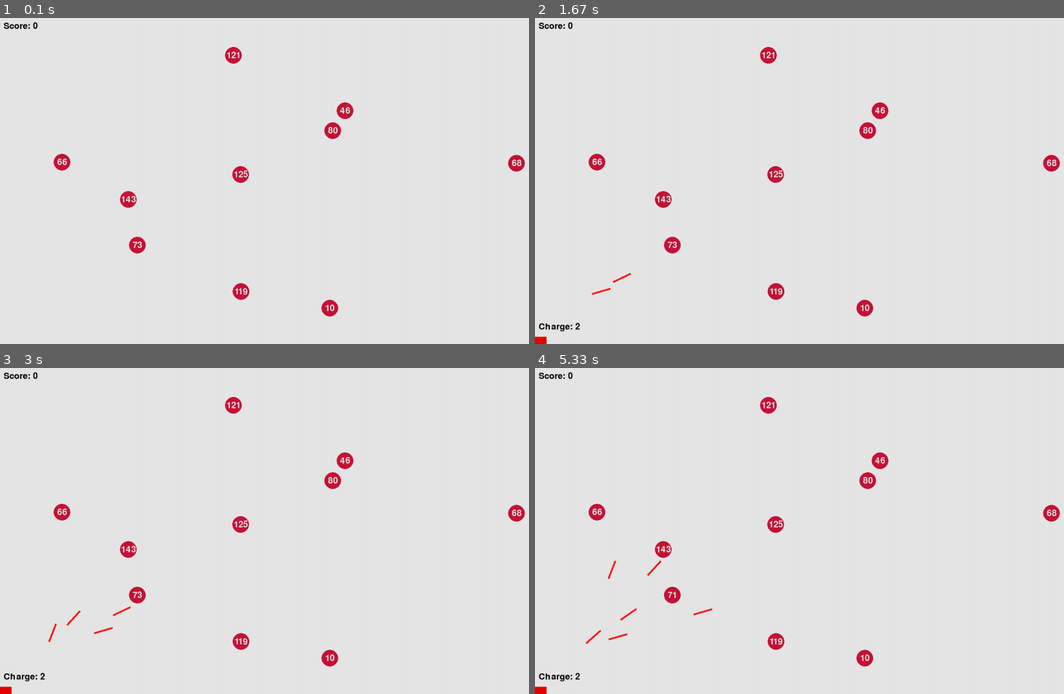
Above: before the commit, frames 1-4 (two rows, left to right).
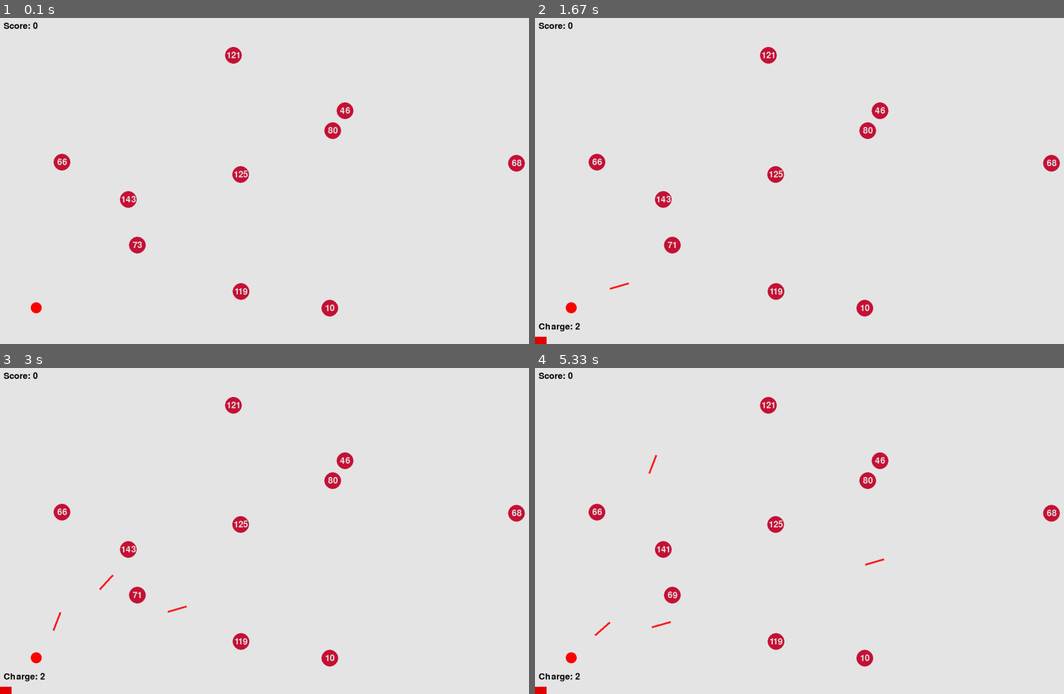
Above: after the commit, the same moments.

Repository: dionisiyKDO/PyGame-SpearLaunch
Game: pygame game, started from run.py
Two runs of this game, one before a commit and one after it. Both use one fixed random seed, a clock stepped at 60 frames per second and the inputs below.
Inputs (mouse positions are in pixels of both pictures, inside the frame that each line leads up to):
- Up to frame 1 (0.1 s): no input
- Up to frame 2 (1.67 s): click (825, 181) at 0.38 s; click (1011, 171) at 1.22 s
- Up to frame 3 (3 s): click (153, 534) at 1.88 s; click (111, 482) at 2.72 s
- Up to frame 4 (5.33 s): click (910, 416) at 3.62 s; click (894, 560) at 4.28 s; click (836, 420) at 5.05 s

The runs differ from the first frame. In frame 1, less than 0.1% of the frame differs, in the area x 5-8%, y 87-91%; in frame 2, 0.2%; in frame 3, 0.2%; in frame 4, 0.4%, in the area x 5-67%, y 26-91%.

Commit message:
fix: character diplaying

Diff:
--- a/app/Character.py
+++ b/app/Character.py
@@ -1,60 +1,99 @@
 import pygame
 import numpy as np
 import moderngl
-
-from app.settings import CHARACTER_COLOR, CHARACTER_RADIUS
+from app.settings import CHARACTER_COLOR, CHARACTER_RADIUS, SCREEN_WIDTH, SCREEN_HEIGHT
 
 class Character:
     def __init__(self, ctx, x, y):
+        self.ctx = ctx
         self.x = x
         self.y = y
         self.enemies_killed = 0
 
-        self.buffer = ctx.buffer(np.array([
-            -1.0, -1.0,
-            1.0, -1.0,
-            -1.0, 1.0,
-            1.0, 1.0,
-        ], dtype='f4').tobytes())
+        # Create vertices for a square that will be our character
+        vertices = np.array([
+            # x    y     u   v
+            -1.0, -1.0,  0.0, 0.0,  # Bottom left
+             1.0, -1.0,  1.0, 0.0,  # Bottom right
+            -1.0,  1.0,  0.0, 1.0,  # Top left
+             1.0,  1.0,  1.0, 1.0   # Top right
+        ], dtype='f4')
 
-        self.char_shader = ctx.program(
+        self.vbo = self.ctx.buffer(vertices.tobytes())
+
+        # Shader for drawing the character
+        self.prog = self.ctx.program(
             vertex_shader='''
-            #version 330 core
-            in vec2 in_vert;
-            void main() {
-                gl_Position = vec4(in_vert, 0.0, 1.0);
-            }
+                #version 330
+
+                in vec2 in_position;
+                in vec2 in_uv;
+
+                uniform vec2 scale;
+                uniform vec2 translation;
+                uniform vec2 screen_size;
+
+                out vec2 uv;
+
+                void main() {
+                    // Scale by radius and translate to position
+                    vec2 scaled_pos = in_position * scale;
+                    vec2 translated_pos = scaled_pos + translation;
+
+                    // Convert to NDC coordinates (-1 to 1)
+                    vec2 ndc = translated_pos / screen_size * 2.0 - 1.0;
+                    // Flip Y coordinate for OpenGL
+                    ndc.y = -ndc.y;
+
+                    gl_Position = vec4(ndc, 0.0, 1.0);
+                    uv = in_uv;
+                }
             ''',
             fragment_shader='''
-            #version 330 core
-            in vec2 in_vert;
+                #version 330
 
-            uniform vec2 circle_center;
-            uniform float circle_radius;
+                in vec2 uv;
+                out vec4 fragColor;
 
-            out vec4 out_color;
-            void main() {
-                vec2 frag_coord = gl_FragCoord.xy;
-                float distance = length(frag_coord - circle_center);
+                void main() {
+                    // Calculate distance from center
+                    vec2 center = vec2(0.5, 0.5);
+                    float dist = length(uv - center) * 2.0;
 
-                if (distance < circle_radius) {
-                    out_color = vec4(1.0, 0.0, 0.0, 1.0);
-                } else {
-                    discard;
+                    // Create a circle
+                    if (dist > 1.0) {
+                        discard;
+                    }
+
+                    // Use CHARACTER_COLOR (red in this case)
+                    fragColor = vec4(1.0, 0.0, 0.0, 1.0);
                 }
-            }
             '''
         )
-        self.circle_center = (self.x, self.y)
-        self.circle_radius = CHARACTER_RADIUS
-        self.char_shader['circle_center'].value = self.circle_center
-        self.char_shader['circle_radius'].value = self.circle_radius
-        self.render_char = ctx.vertex_array(self.char_shader, [(self.buffer, '2f', 'in_vert')])
+
+        # Set up vertex array
+        self.vao = self.ctx.vertex_array(
+            self.prog,
+            [
+                (self.vbo, '2f 2f', 'in_position', 'in_uv'),
+            ]
+        )
+
+        # Set uniforms
+        self.prog['scale'].value = (CHARACTER_RADIUS, CHARACTER_RADIUS)
+        self.prog['screen_size'].value = (SCREEN_WIDTH, SCREEN_HEIGHT)
+        self.update_position()
+
+    def update_position(self):
+        self.prog['translation'].value = (self.x, self.y)
 
     def move(self, dx, dy):
         self.x += dx
         self.y += dy
+        self.update_position()
 
     def draw(self, display):
-        self.render_char.render(mode=moderngl.TRIANGLE_STRIP)
-        # pygame.draw.circle(display, CHARACTER_COLOR, (int(self.x), int(self.y)), CHARACTER_RADIUS)
+        # Enable blending for transparency
+        self.ctx.enable(moderngl.BLEND)
+        self.vao.render(mode=moderngl.TRIANGLE_STRIP)
+        self.ctx.disable(moderngl.BLEND)
--- a/app/Game.py
+++ b/app/Game.py
@@ -55,16 +55,20 @@
         self.font  = pygame.font.Font(FONT_NAME, FONT_SIZE)
         self.running = True
 
-        self.screen = pygame.display.set_mode((SCREEN_WIDTH, SCREEN_HEIGHT), pygame.OPENGL | pygame.DOUBLEBUF)
+        # Set up OpenGL context
+        self.screen = pygame.display.set_mode((SCREEN_WIDTH, SCREEN_HEIGHT),pygame.OPENGL | pygame.DOUBLEBUF)
         self.display = pygame.Surface((SCREEN_WIDTH, SCREEN_HEIGHT))
 
+        # Create ModernGL context
         self.ctx = moderngl.create_context()
-
+        self.ctx.enable(moderngl.BLEND)
+        self.ctx.blend_func = moderngl.SRC_ALPHA, moderngl.ONE_MINUS_SRC_ALPHA
+
+        # Create game objects
         self.enemies = self.create_enemies()
         self.character = Character(self.ctx, *CHARACTER_POS)
         self.spears = []
 
-        self.render_object = None
         self.init_shaders()
 
     def init_shaders(self):
@@ -172,26 +176,30 @@
         self.display.blit(score_text, (10, 10))
 
     def draw(self):
+        # Clear screen
         self.ctx.clear(1.0, 1.0, 1.0)
-        # self.ctx.enable(moderngl.BLEND)
+
+        # Draw to pygame surface first
         self.display.fill(WHITE)
 
-        self.character.draw(self.display)
+        # Draw enemies (still using Pygame for now)
         for enemy in self.enemies:
             enemy.draw(self.display)
 
+        # Draw UI
         self.draw_ui()
 
+        # Convert Pygame surface to texture and render it
         frame_tex = surf_to_texture(self.ctx, self.display)
-        frame_tex.use()
+        frame_tex.use(0)
         self.render_object.render(mode=moderngl.TRIANGLE_STRIP)
 
+        # Draw ModernGL objects
+        self.character.draw(self.display)
         for spear in self.spears:
             spear.draw()
 
         pygame.display.flip()
-        self.clock.tick(FPS)
-
         frame_tex.release()
 
 
